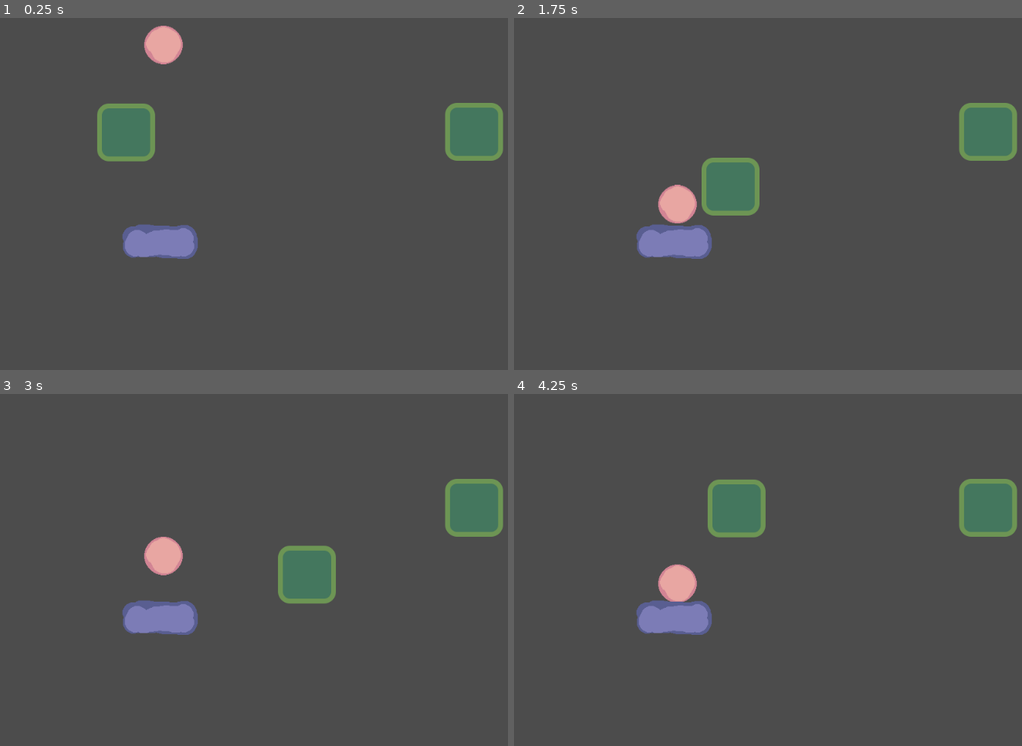
Above: before the commit, frames 1-4 (two rows, left to right).
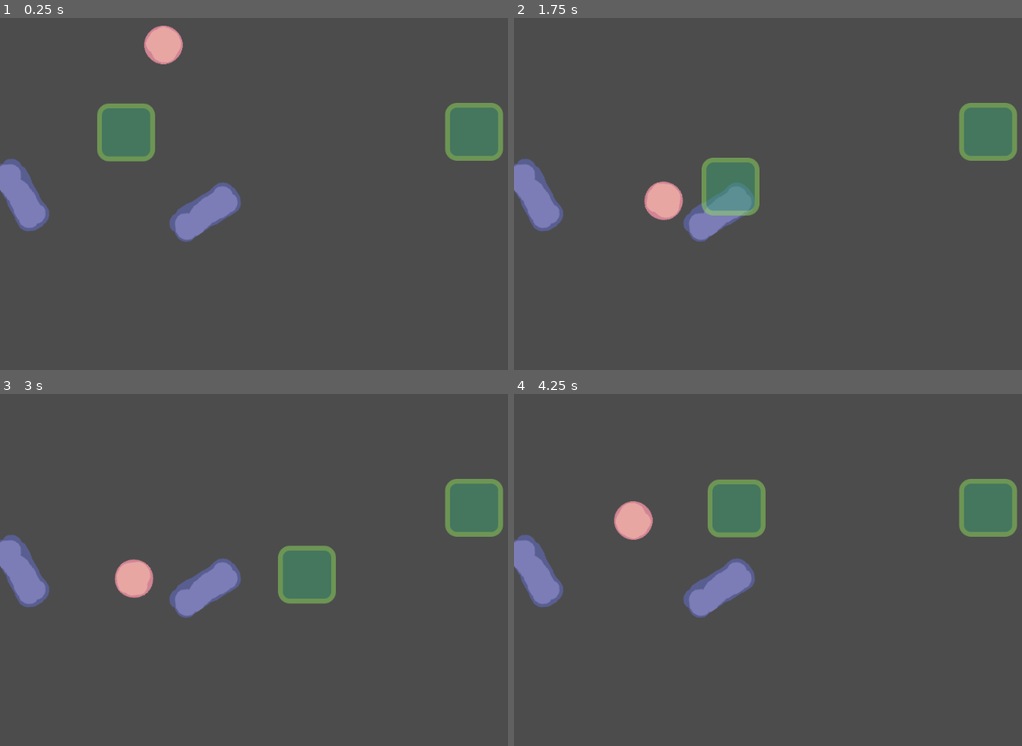
Above: after the commit, the same moments.

Repository: 0xOnyx/UpsiJam2.0
Game: Godot game, scene res://level/level.tscn
Two runs of this game, one before a commit and one after it. Both use one fixed random seed, a clock stepped at 60 frames per second and the inputs below.
Inputs:
- Up to frame 1 (0.25 s): no input
- Up to frame 2 (1.75 s): hold D (1_move_right) 0.53-1.28 s; hold S (1_move_down) from 1.28 s (still down)
- Up to frame 3 (3 s): release S (1_move_down) at 2.03 s; hold D (1_move_right) 2.03-2.78 s; hold W (1_move_up) from 2.78 s (still down)
- Up to frame 4 (4.25 s): release W (1_move_up) at 3.53 s; hold A (1_move_left) from 3.53 s (still down)

The runs differ from the first frame. In frame 1, 3.6% of the frame differs, in the area x 0-48%, y 39-69%; in frame 2, 4.2%; in frame 3, 4.9%; in frame 4, 4.8%.

Commit message:
adding bounce factor to blocker

Diff:
--- a/blocker/blocker.gd
+++ b/blocker/blocker.gd
@@ -4,10 +4,13 @@
 # Declare member variables here. Examples:
 # var a = 2
 # var b = "text"
-
+onready var bounce_factor
 
 # Called when the node enters the scene tree for the first time.
 func _ready():
+	if bounce_factor == null:
+			bounce_factor = .5
+	.set_bounce(bounce_factor)
 	pass # Replace with function body.
 
 
--- a/level/level.tscn
+++ b/level/level.tscn
@@ -10,7 +10,8 @@
 position = Vector2( 271, 39 )
 
 [node name="Blocker" parent="." instance=ExtResource( 2 )]
-position = Vector2( 265, 372 )
+position = Vector2( 340, 323 )
+rotation = -0.591982
 
 [node name="Cursor" parent="." instance=ExtResource( 3 )]
 position = Vector2( 209, 190 )
@@ -23,3 +24,7 @@
 "right": "2_move_right",
 "up": "2_move_up"
 }
+
+[node name="Blocker2" parent="." instance=ExtResource( 2 )]
+position = Vector2( 34, 294 )
+rotation = 1.045
